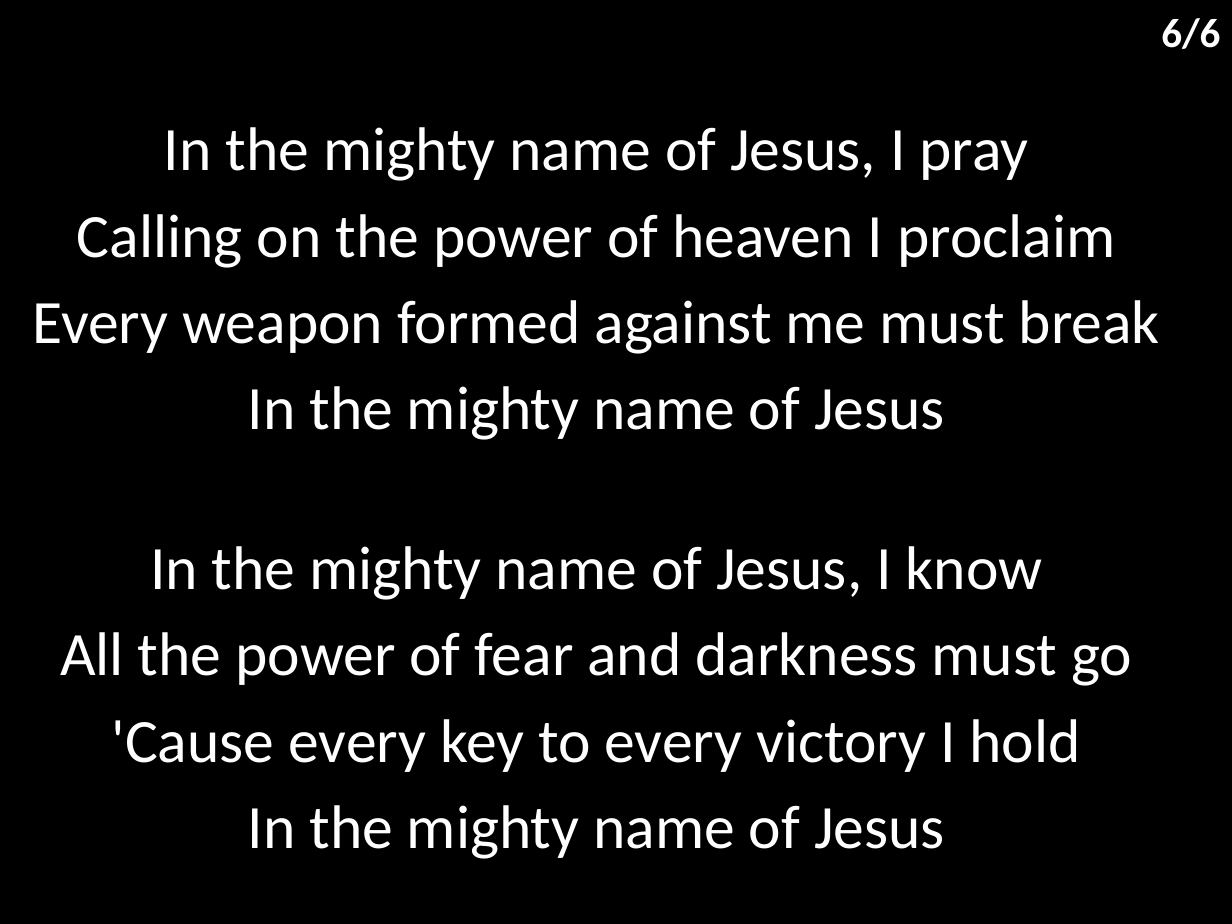
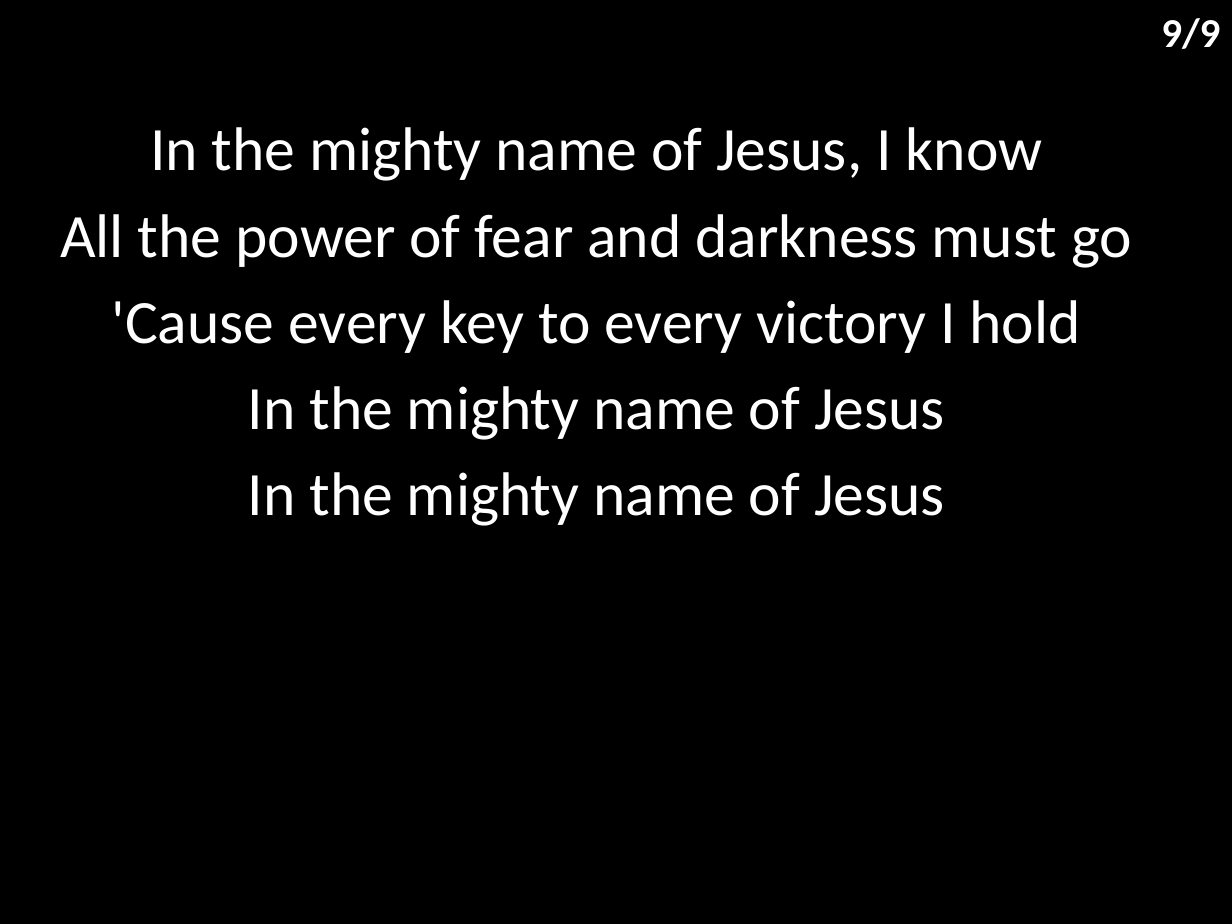
Before and after one commit to hoo-are-ya/worship, a slide deck: slide 10 of docs/songs/mighty name of jesus.pptx (slide 7 before the commit). Drawn at 1232x924 pixels with LibreOffice and Linux fonts; fonts in the diff are those of the drawing. Boxes give left, top, right and bottom in pixels: in the first picture for what was removed or moved away, otherwise in the second. Text is boxed around its words. In the diff, an @@ line names an element or a change of style, - is before the commit and + after.

```diff
--- a/docs/songs/mighty name of jesus.pptx
+++ b/docs/songs/mighty name of jesus.pptx
@@ text at (1161,18,1220,49): text changed @@
-6/6
+9/9
@@ subtitle at (32,127,1160,440): paragraphs removed @@
-In the mighty name of Jesus, I pray
-Calling on the power of heaven I proclaim
-Every weapon formed against me must break
-In the mighty name of Jesus
@@ subtitle at (248,472,945,526): paragraph added @@
+In the mighty name of Jesus
```
Also in this commit, not shown: 5 other slides changed, 3 slides added, 3 other files.
